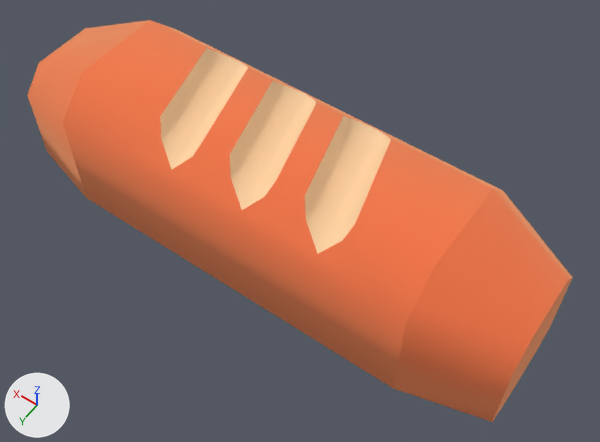
The glTF model public/assets/models/food/loafBaguette.GLB, before and after one commit.
Rendered twice from a camera (50 mm lens) standing at (-0.481, 0.614, 1.045) and looking at (-0.049, 0.01, 0.096). Every picture has the same lights, and +X, +Y and +Z are marked at lower left.

Names of what the first picture shows: 'loafBaguette'.
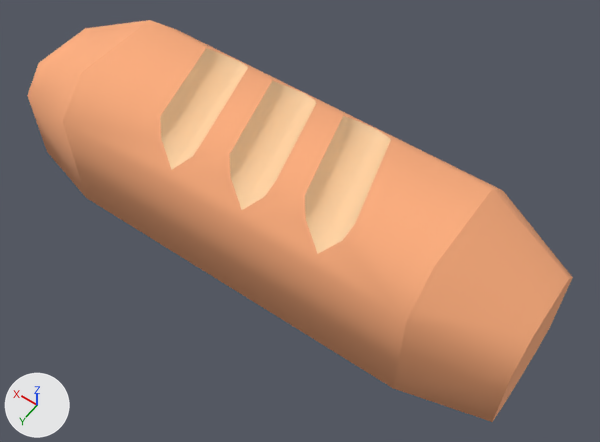
The newer file is also turned or shifted as a whole; pictures and numbers use the older file's frame.

What the commit changed:
Material 'brown.163' (mat_brown_163) is new.
Its base color is (1.0, 0.43, 0.21) (orange #ffaf7e).
Its roughness is 1.0.
me_mesh_loafbaguette_002 has 63 vertices, 122 faces and spans x -0.415..0.415, y -0.125..0.125, z 0.0..0.25.
me_mesh_loafbaguette_002 no longer uses material mat_brown_112 (orange #ffaf7e).
me_mesh_loafbaguette_002 now uses material mat_brown_163 (orange #ffaf7e).

Location of each change, (x1, y1, x2, y2) in pixels of the pictures (600 x 442 px):
'loafBaguette', recoloured: (27, 20, 573, 422) in both
